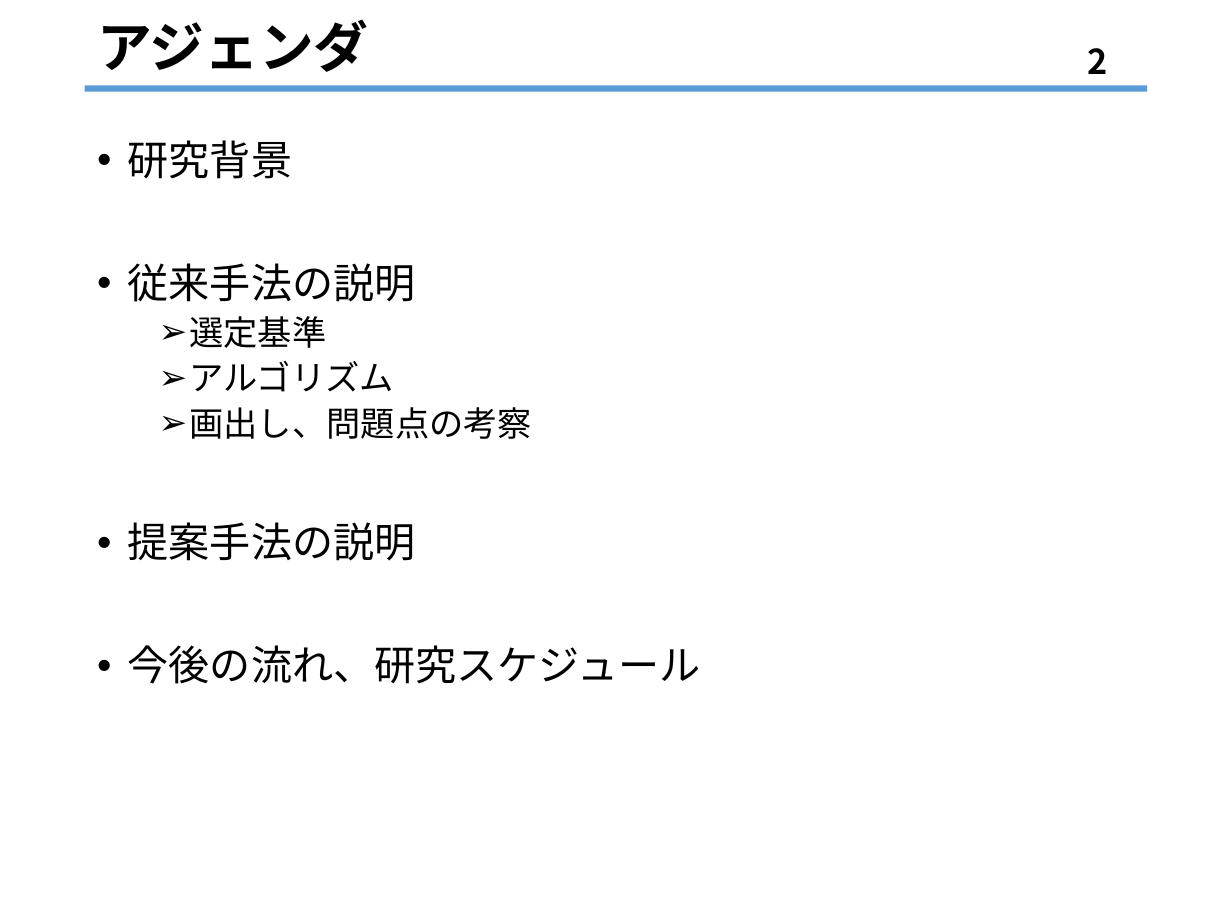
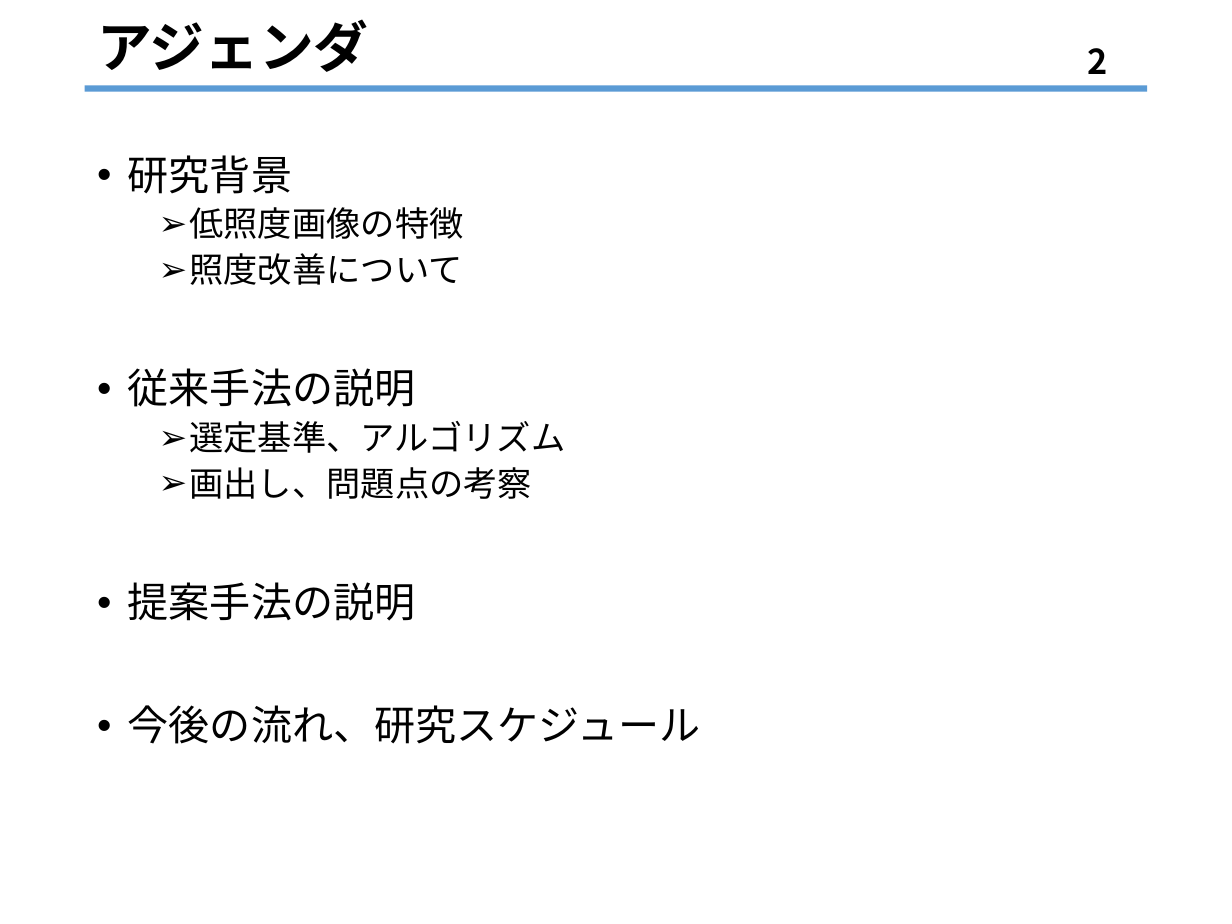
Before and after one commit to kazulive/IlluminationEnhancement, a slide deck: slide 2 of MySubject/slide/2019_04_25/2019_04_25_栗原.pptx. Drawn at 1232x924 pixels with LibreOffice and Linux fonts; fonts in the diff are those of the drawing. Boxes give left, top, right and bottom in pixels: in the first picture for what was removed or moved away, otherwise in the second. Text is boxed around its words. In the diff, an @@ line names an element or a change of style, - is before the commit and + after.

```diff
--- a/MySubject/slide/2019_04_25/2019_04_25_栗原.pptx
+++ b/MySubject/slide/2019_04_25/2019_04_25_栗原.pptx
@@ text "研究背景": place and size @@
-text "研究背景" at box(128, 140, 700, 684)
+text "研究背景" at box(128, 155, 700, 744)
@@ text at box(189, 207, 463, 285): paragraphs added @@
+  ➢ 低照度画像の特徴
+  ➢ 照度改善について
@@ text at box(189, 421, 565, 453): text changed @@
-  ➢ 選定基準
-  ➢ アルゴリズム
+  ➢ 選定基準、アルゴリズム
```
Also in this commit, not shown: 2 other slides changed, 4 slides added, 1 slide removed, 6 other files.
